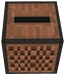
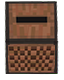
Two versions of the same layered image (w=64, h=80). Layer-by-layer changes:
added layer "Layer 3" above "Layer 4" over [4, 42, 37, 74]
added layer "Layer 4" above "Layer 6" over [26, 41, 64, 74]
added layer "Layer 6" above "Layer 7" over [15, 1, 59, 75]
added layer "Layer 7" above "Screen Shot 2020-10-03 at 18.09.07" over [4, 1, 36, 42]
hid "Screen Shot 2020-10-03 at 18.09.07" over [1, 1, 64, 74]
